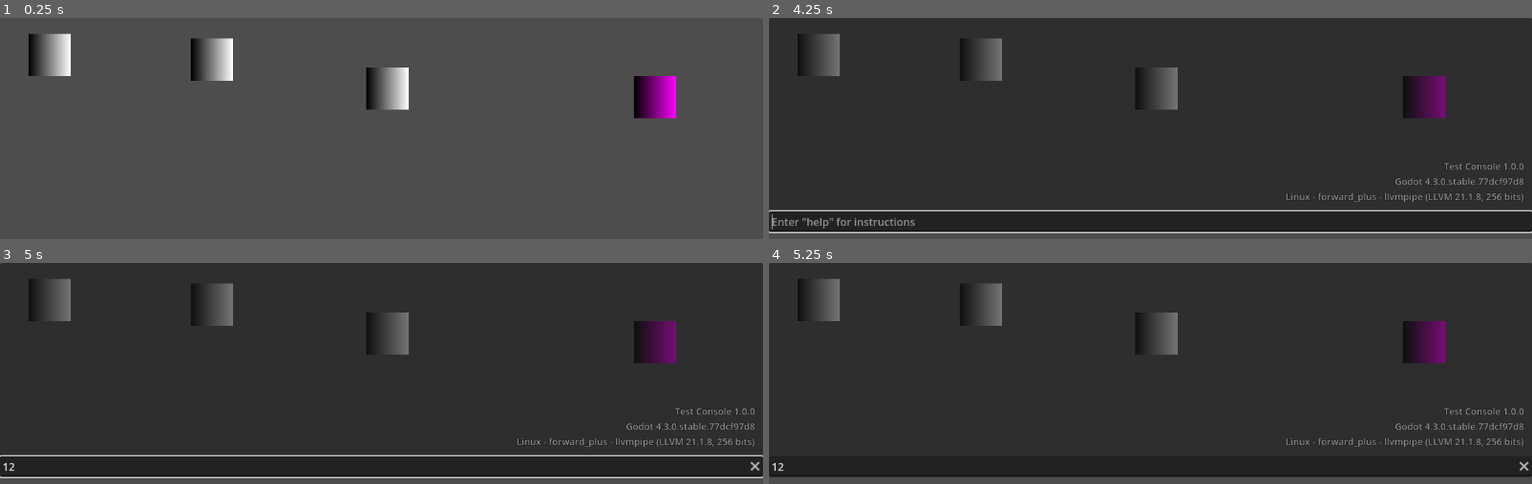
Above: before the commit, frames 1-4 (two rows, left to right).
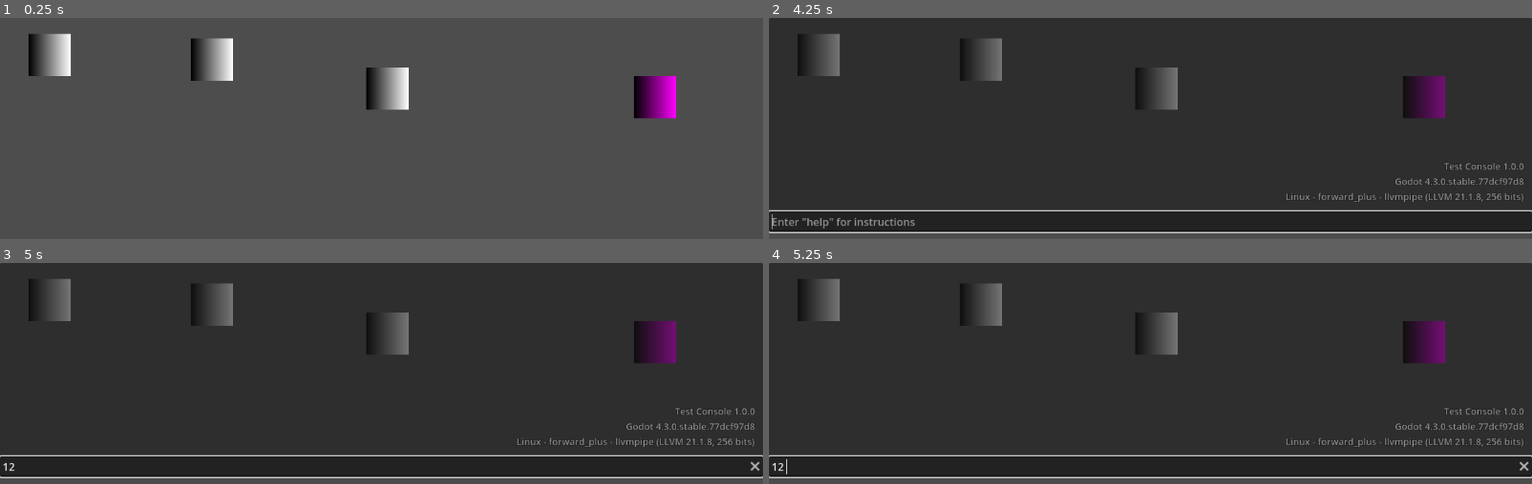
Above: after the commit, the same moments.

Repository: Calinou/godot-console-prototype
Game: Godot game, scene res://node_2d.tscn
Two runs of this game, one before a commit and one after it. Both use one fixed random seed, a clock stepped at 60 frames per second and the inputs below.
Inputs (mouse positions are in pixels of both pictures, inside the frame that each line leads up to):
- Up to frame 1 (0.25 s): no input
- Up to frame 2 (4.25 s): tap Enter at 0.5, 2, 3.5 s; hold End (ui_end) 0.53-1.28 s; hold Page Up (ui_page_up) from 0.53 s (still down); tap Tab (ui_focus_next) at 0.8, 1.35, 3.8 s; tap Space at 1.25, 2.75 s; tap Home (ui_home) at 1.55 s; hold Home (ui_home) 2.03-2.78 s; tap Shift at 2.3, 2.85 s; tap End (ui_end) at 3.05 s; hold End (ui_end) from 3.53 s (still down); tap ` (toggle_console) at 4.15 s
- Up to frame 3 (5 s): release Page Up (ui_page_up) at 4.25 s; release End (ui_end) at 4.25 s; click (381, 466) at 4.27 s; type "12" at 4.35 s
- Up to frame 4 (5.25 s): tap Space at 5 s; hold Down (ui_down) from 5.03 s (still down); tap Tab (ui_focus_next) at 5.1 s

Frames 1-3 are identical in both runs. In frame 4, 1.7% of the frame differs, in the area x 0-100%, y 86-98%.

Commit message:
Add command history and line-by-line scrolling with Shift + Up/Down arrows

Diff:
--- a/autoload/console.gd
+++ b/autoload/console.gd
@@ -2,6 +2,9 @@
 
 const VARIABLES_STORAGE_PATH = "user://variables.ini"
 
+# Detailed console is displayed first, so that commands can be entered quickly.
+# This also allows the help placeholder to display immediately, as opposed to requiring
+# a second key press.
 enum DisplayMode {
 	DISPLAY_MODE_HIDDEN,
 	DISPLAY_MODE_DETAILED,
@@ -19,6 +22,8 @@
 var commands := {}
 var variables := {}
 var variables_storage := ConfigFile.new()
+var input_history_current_index := 0
+var input_history := PackedStringArray()
 
 func _ready() -> void:
 	variables_storage.load(VARIABLES_STORAGE_PATH)
@@ -121,22 +126,57 @@
 		set_display_mode(wrapi(display_mode + 1, 0, DisplayMode.DISPLAY_MODE_MAX) as DisplayMode)
 
 	# Replicate RichTextLabel scrolling behavior even if not focused on the node.
-	# Don't apply double-scrolling by checking whether the RichTextLabel is focused first.
-	# Use exact match, so that selecting text using Shift + Home/Shift + End in the input doesn't scroll the console.
-	if event.is_action_pressed(&"ui_page_up", true, true) and display_mode != DisplayMode.DISPLAY_MODE_HIDDEN and not log.has_focus():
+	# Use exact match, so that selecting text using Shift + Home or Shift + End in the input doesn't scroll the console.
+	if event.is_action_pressed(&"ui_page_up", true, true) and display_mode != DisplayMode.DISPLAY_MODE_HIDDEN:
 		log.get_v_scroll_bar().set_value(log.get_v_scroll_bar().get_value() - log.get_v_scroll_bar().get_page())
-
-	if event.is_action_pressed(&"ui_page_down", true, true) and display_mode != DisplayMode.DISPLAY_MODE_HIDDEN and not log.has_focus():
+		get_viewport().set_input_as_handled()
+
+	if event.is_action_pressed(&"ui_page_down", true, true) and display_mode != DisplayMode.DISPLAY_MODE_HIDDEN:
 		log.get_v_scroll_bar().set_value(log.get_v_scroll_bar().get_value() + log.get_v_scroll_bar().get_page())
-
-	if event.is_action_pressed(&"ui_home", true, true) and display_mode != DisplayMode.DISPLAY_MODE_HIDDEN and not log.has_focus():
+		get_viewport().set_input_as_handled()
+
+	if event.is_action_pressed(&"ui_home", true, true) and display_mode != DisplayMode.DISPLAY_MODE_HIDDEN:
 		log.get_v_scroll_bar().set_value(0)
-
-	if event.is_action_pressed(&"ui_end", true, true) and display_mode != DisplayMode.DISPLAY_MODE_HIDDEN and not log.has_focus():
+		get_viewport().set_input_as_handled()
+
+	if event.is_action_pressed(&"ui_end", true, true) and display_mode != DisplayMode.DISPLAY_MODE_HIDDEN:
 		log.get_v_scroll_bar().set_value(log.get_v_scroll_bar().get_max())
-
-	# `ui_up` and `ui_down` are not handled here, as they likely conflict with project controls
-	# (e.g. if a character is controlled using the arrow keys).
+		get_viewport().set_input_as_handled()
+
+	# Line-by-line scrolling doesn't use exact match, but requires holding down Shift to avoid conflict with gameplay keys.
+	if event.is_action_pressed(&"ui_up", true) and display_mode != DisplayMode.DISPLAY_MODE_HIDDEN and Input.is_key_pressed(KEY_SHIFT):
+		log.get_v_scroll_bar().set_value(log.get_v_scroll_bar().get_value() - log.get_theme_font("normal_font").get_height(log.get_theme_font_size("normal_font_size")))
+		get_viewport().set_input_as_handled()
+
+	if event.is_action_pressed(&"ui_down", true) and display_mode != DisplayMode.DISPLAY_MODE_HIDDEN and Input.is_key_pressed(KEY_SHIFT):
+		log.get_v_scroll_bar().set_value(log.get_v_scroll_bar().get_value() + log.get_theme_font("normal_font").get_height(log.get_theme_font_size("normal_font_size")))
+		get_viewport().set_input_as_handled()
+
+	# Scroll through console input history.
+
+	if event.is_action_pressed(&"ui_up", true, true) and not input_history.is_empty() and display_mode == DisplayMode.DISPLAY_MODE_DETAILED:
+		# Scroll to previous history entries.
+		input_history_current_index = maxi(0, input_history_current_index - 1)
+		input_line.text = input_history[input_history_current_index]
+		input_line.caret_column = input_line.text.length()
+		get_viewport().set_input_as_handled()
+
+	if event.is_action_pressed(&"ui_down", true, true) and not input_history.is_empty() and display_mode == DisplayMode.DISPLAY_MODE_DETAILED:
+		if input_history_current_index >= input_history.size() - 1:
+			# We've reached the end of the history, clear the line.
+			input_line.clear()
+			input_history_current_index = input_history.size()
+		else:
+			# Scroll to next history entries.
+			input_history_current_index = mini(input_history.size() - 1, input_history_current_index + 1)
+			input_line.text = input_history[input_history_current_index]
+			input_line.caret_column = input_line.text.length()
+
+		get_viewport().set_input_as_handled()
+
+	if event.is_action_pressed("ui_focus_next"):
+		# TODO: Implement tab completion.
+		get_viewport().set_input_as_handled()
 
 
 func append_line(text: String = "") -> void:
@@ -216,6 +256,11 @@
 
 	if not new_text.strip_edges().is_empty():
 		var new_text_stripped := new_text.strip_edges()
+		if input_history.is_empty() or input_history[-1] != new_text_stripped:
+			# Don't store immediate duplicate lines in history.
+			input_history.push_back(new_text_stripped)
+
+		input_history_current_index = input_history.size()
 		append_line("[i][color=gray]> " + new_text_stripped + "[/color][/i]")
 
 		var text_split := new_text_stripped.split(" ")
Not shown: 2 places in autoload/console.tscn that only renumber resources
